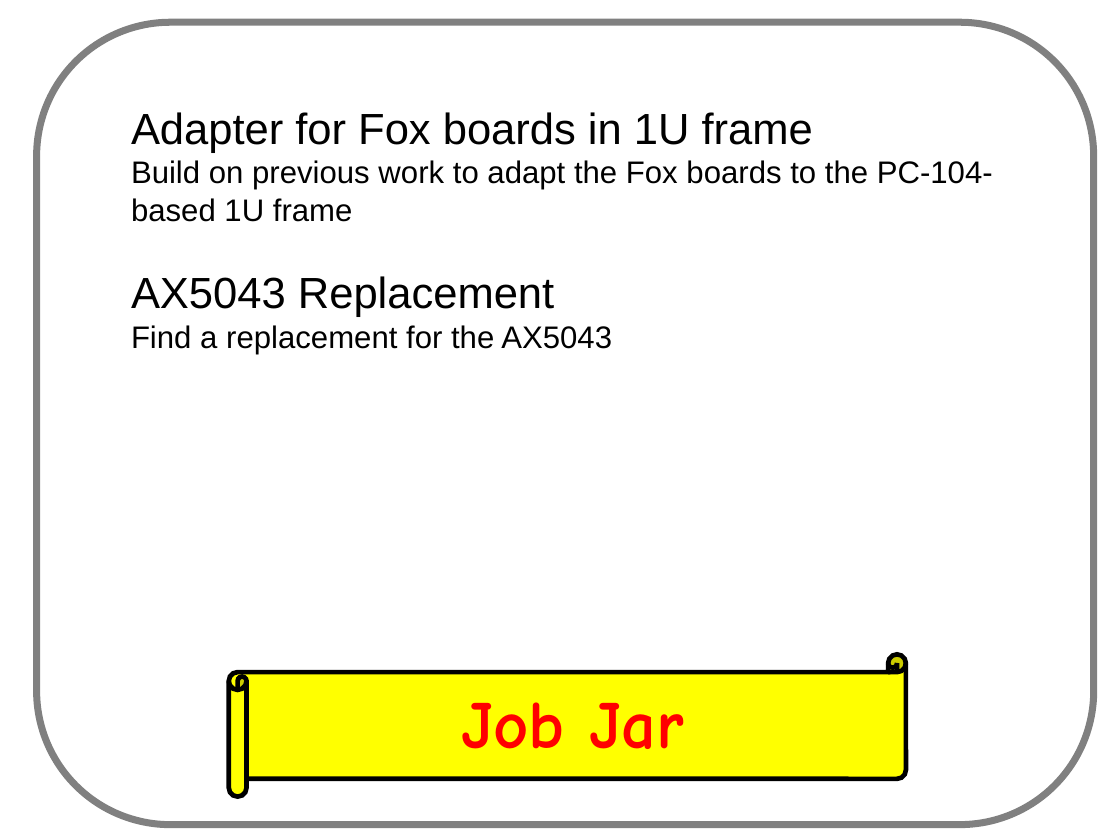
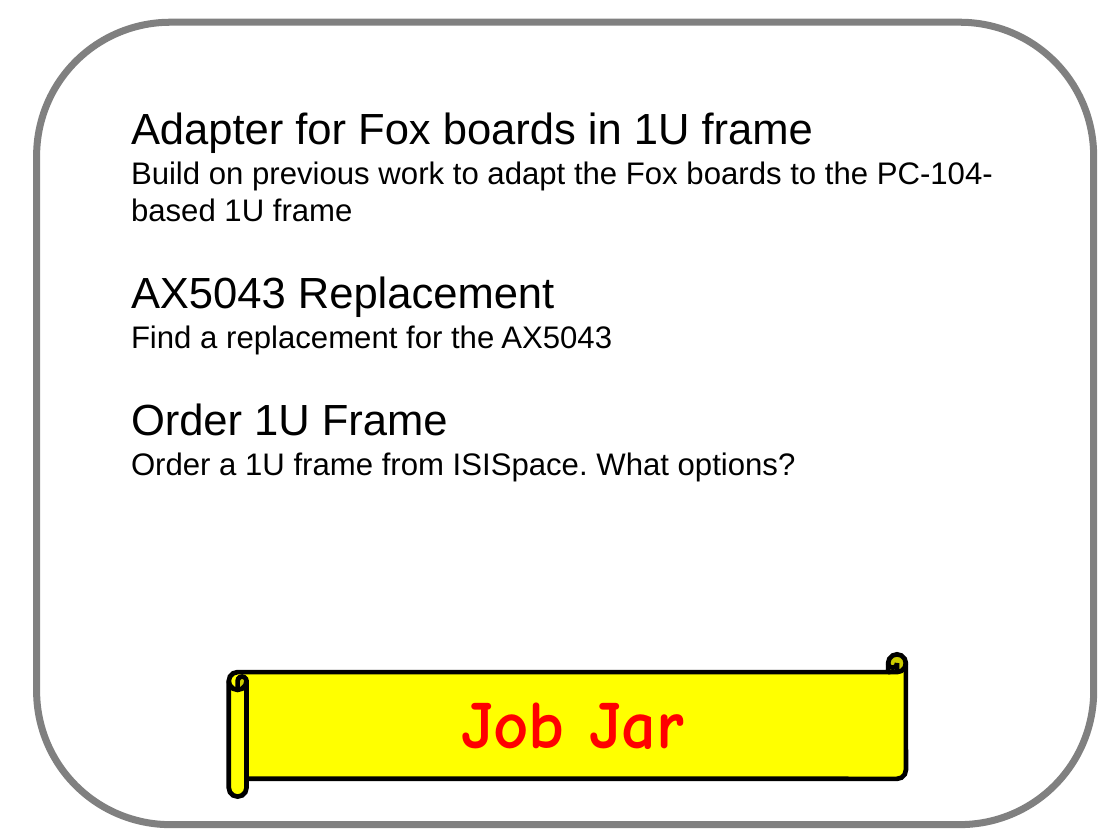
Before and after one commit to AMSAT-NA/fox-plus, a slide deck: slide 3 of weekly_engineering_meetings/2023-02-08/ASCENT-FOX+ Slide.odp. Drawn at 1120x840 pixels with LibreOffice and Linux fonts; fonts in the diff are those of the drawing. Boxes give left, top, right and bottom in pixels: in the first picture for what was removed or moved away, otherwise in the second. Text is boxed around its words. In the diff, an @@ line names an element or a change of style, - is before the commit and + after.

```diff
--- a/weekly_engineering_meetings/2023-02-08/ASCENT-FOX+ Slide.odp
+++ b/weekly_engineering_meetings/2023-02-08/ASCENT-FOX+ Slide.odp
@@ text at <box>131,403,796,481</box>: paragraphs added @@
+Order 1U Frame
+Order a 1U frame from ISISpace. What options?
```
Also in this commit, not shown: 1 other slide changed, 2 other files.
